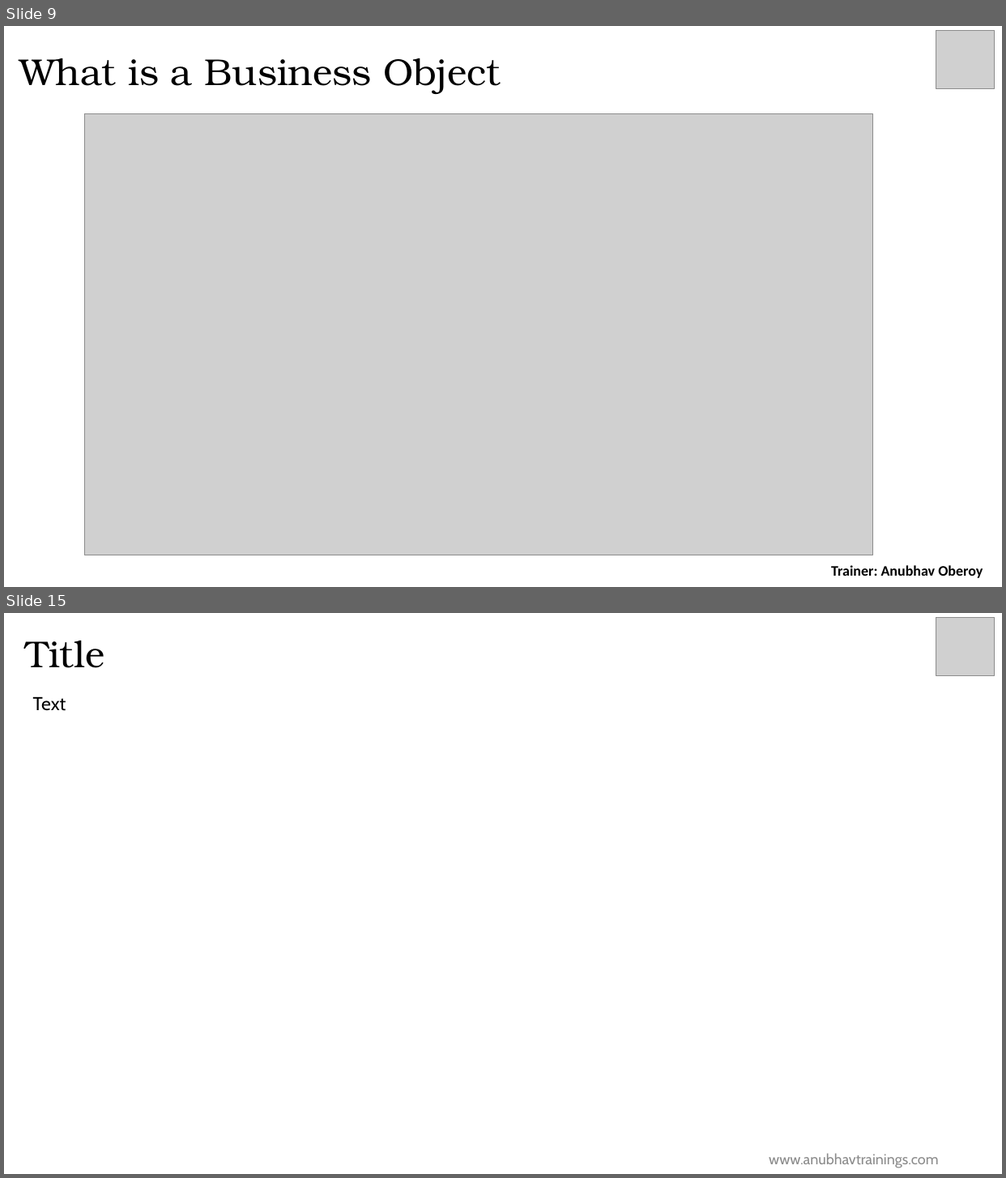
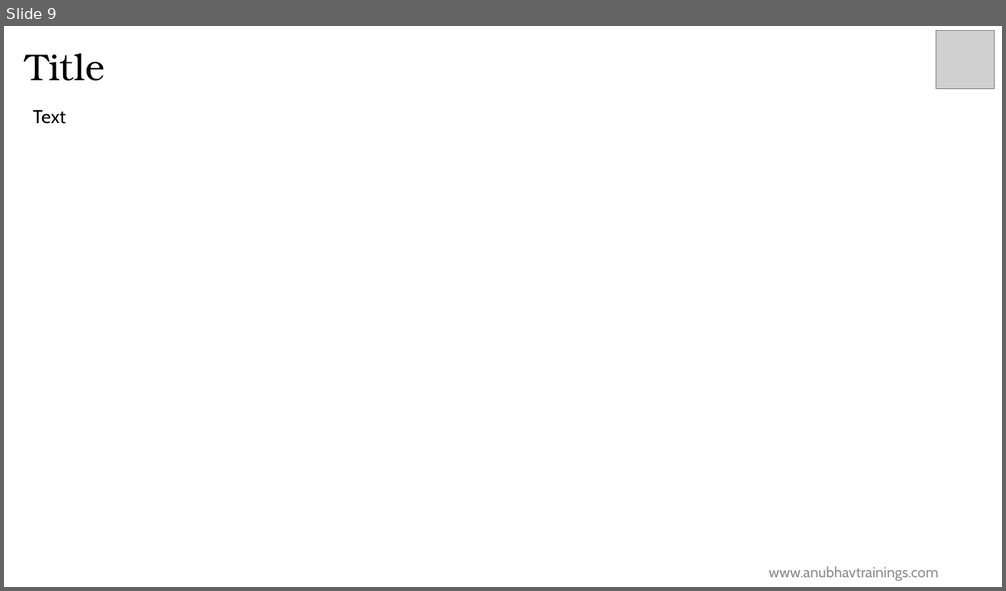
Before and after one commit to soyuztechnologies/HPC_AOH_SAC, a slide deck: Day 6/Day 6.pptx. Shown one above the other, each under a label of ours: slides 9 and 15 before the commit, slide 9 after it; the slides between them are not shown. The pictures are 1006x1178 and 1006x591 pixels, drawn with LibreOffice and Linux fonts; fonts in the diff are those of the drawing; grey boxes stand for pictures; background and template pictures are left out. Boxes give left, top, right and bottom in pixels: in the first picture for what was removed or moved away, otherwise in the second. Text is boxed around its words. In the diff, an @@ line names an element or a change of style, - is before the commit and + after.

```diff
--- a/Day 6/Day 6.pptx
+++ b/Day 6/Day 6.pptx
@@ slide 9 removed at bbox=[4, 26, 1002, 587], background #FFFFFF @@
@@ picture removed at bbox=[936, 31, 995, 88] @@
@@ title removed at bbox=[19, 58, 501, 94] @@
-What is a Business Object
@@ picture removed at bbox=[84, 114, 872, 556] @@
@@ text removed at bbox=[831, 565, 982, 578] @@
-Trainer: Anubhav Oberoy
@@ what was slide 15 is now slide 9 @@
```
Also in this commit, not shown: 1 slide changed, 7 slides added, 12 other slides removed, 12 other files.
